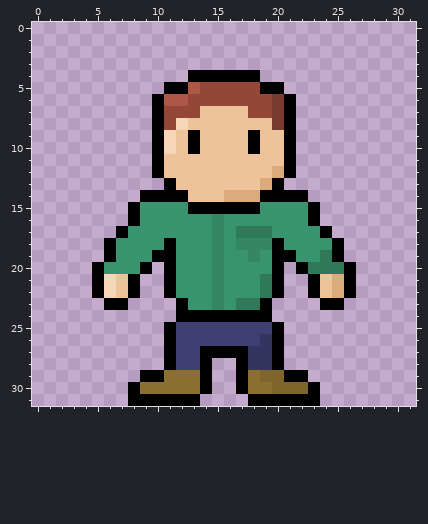
Pixel-art sprite -- Slime Mall/Assets/2D Art Assets/NPCs/Male NPC/NPCMaleTemplate.png. The picture above was drawn from the file before the commit.
The file is 32x32 pixels.
The same view after the edit:
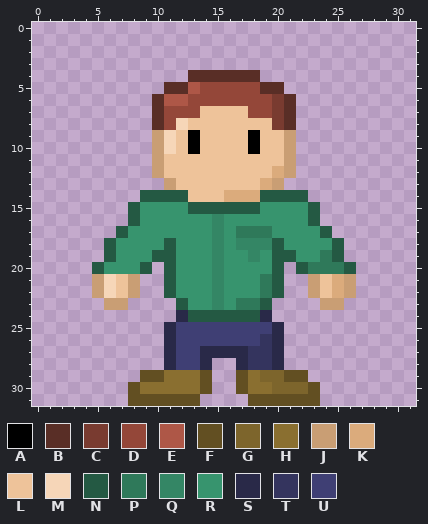
Palette (. is transparent): A #000000  B #592e26  C #793b30  D #944739  E #ae5747  F #624f22  G #7d652c  H #8a6f30  J #c99e74  K #dbab7c  L #eec39a  M #f6d6b8  N #245943  P #2f795a  Q #348665  R #37946e  S #292948  T #34345e  U #3f3f74
The edit:
y 4: x 13..18 AAAAAA -> BBBBBB
y 5: x 11..12 AA -> BB; x 19..20 AA -> BB
y 6..8: x 10 A -> B; x 21 A -> B
y 9..12: x 10 A -> J; x 21 A -> J
y 13: x 11 A -> J; x 20 A -> J
y 14: x 9..12 AAAA -> NNNN; x 19..22 AAAA -> NNNN
y 15: x 8 A -> N; x 13..18 AAAAAA -> NNNNNN; x 23 A -> N
y 16: x 8 A -> N; x 23 A -> N
y 17: x 7 A -> N; x 24 A -> N
y 18: x 6 A -> N; x 11 A -> N; x 20 A -> N; x 25 A -> N
y 19: x 6 A -> N; x 10..11 AA -> NN; x 20..21 AA -> NN; x 25 A -> N
y 20: x 5 A -> N; x 9 A -> N; x 11 A -> N; x 20 A -> N; x 22 A -> N; x 26 A -> N
y 21..22: x 5 A -> J; x 8 A -> J; x 11 A -> N; x 20 A -> N; x 23 A -> J; x 26 A -> J
y 23: x 6..7 AA -> JJ; x 12 A -> N; x 19 A -> N; x 24..25 AA -> JJ
y 24: x 12..19 AAAAAAAA -> SNNNNNNS
y 25..26: x 11 A -> S; x 20 A -> S
y 27: x 11 A -> S; x 14..17 AAAA -> SSSS; x 20 A -> S
y 28: x 11 A -> S; x 14 A -> S; x 17 A -> S; x 20 A -> S
y 29: x 9..10 AA -> FF; x 14 A -> F; x 17 A -> F; x 21..22 AA -> FF
y 30: x 8 A -> F; x 14 A -> F; x 17 A -> F; x 23 A -> F
y 31: x 8..13 AAAAAA -> FFFFFF; x 18..23 AAAAAA -> FFFFFF
Where, in picture pixels (left, top, right, bottom), the same in both pictures:
changed: (92, 70, 356, 406)
